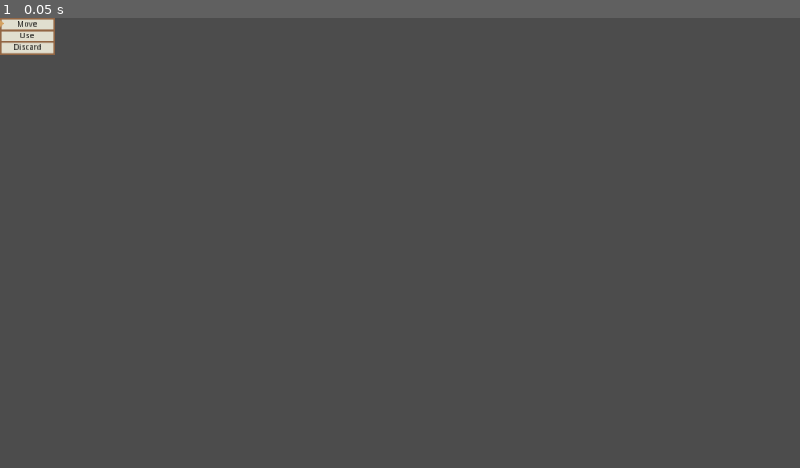
Above: before the commit, frame 1.
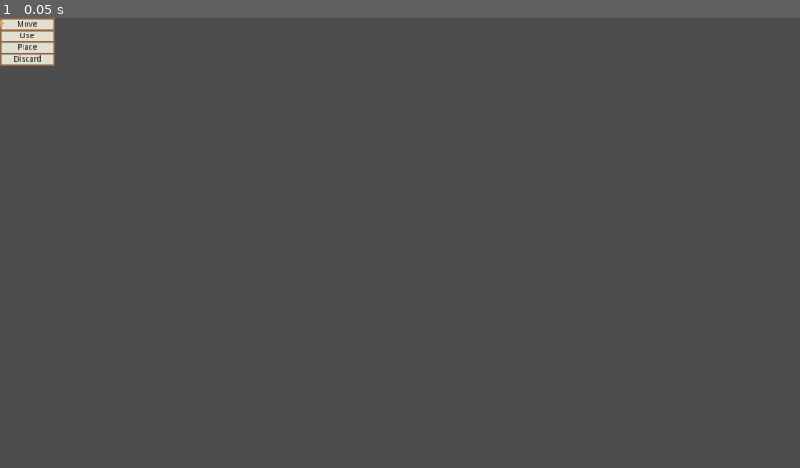
Above: after the commit, the same moment.

Repository: kylohen/spiritemgame
Game: Godot game, scene res://Scenes/UI/SubInventoryMenu.tscn
Two runs of this game, one before a commit and one after it. Both use one fixed random seed, a clock stepped at 60 frames per second and the inputs below. This scene is started directly instead of the project's main scene.
Inputs:
- Up to frame 1 (0.05 s): no input

The runs differ from the first frame. In frame 1, 0.2% of the frame differs, in the area x 0-7%, y 5-11%.

Commit message:
Fixed Minor issue with Menu crashing on cancel of Inventory sub-menu

Diff:
--- a/Golem Game Project/Scenes/UI/SubInventoryMenu.tscn
+++ b/Golem Game Project/Scenes/UI/SubInventoryMenu.tscn
@@ -68,6 +68,24 @@
 margin_bottom = 23.0
 rect_scale = Vector2( 0.35, 0.35 )
 custom_colors/font_color = Color( 0, 0, 0, 1 )
+text = "Place"
+align = 1
+valign = 1
+__meta__ = {
+"_edit_use_anchors_": false
+}
+
+[node name="Option4" type="TextureRect" parent="Options"]
+margin_top = 21.0
+margin_right = 33.0
+margin_bottom = 29.0
+texture = ExtResource( 2 )
+
+[node name="Label" type="Label" parent="Options/Option4"]
+margin_right = 94.0
+margin_bottom = 23.0
+rect_scale = Vector2( 0.35, 0.35 )
+custom_colors/font_color = Color( 0, 0, 0, 1 )
 text = "Discard"
 align = 1
 valign = 1
@@ -104,3 +122,10 @@
 margin_right = 38.0
 margin_bottom = 29.0
 texture = ExtResource( 1 )
+
+[node name="Choice4" type="TextureRect" parent="PlayerChoice"]
+modulate = Color( 1, 1, 1, 0 )
+margin_top = 30.0
+margin_right = 38.0
+margin_bottom = 39.0
+texture = ExtResource( 1 )
--- a/Golem Game Project/Scripts/UI/InventoryUI.gd
+++ b/Golem Game Project/Scripts/UI/InventoryUI.gd
@@ -1,5 +1,5 @@
 extends Control
-enum {MOVE,USE,DISCARD}
+enum {MOVE,USE,PLACE,DISCARD}
 var currentState = null
 
 onready var inventorySlots = $BookMarginContainer/BookBackground/Items
@@ -15,6 +15,7 @@
 var nodeSelected = null
 var nodeToMove = null
 var indexToMove = null
+var inventoryHighlightToMove = null
 
 signal sub_menu
 # Called when the node enters the scene tree for the first time.
@@ -48,6 +49,9 @@
 	playerCurrentSelection = currentSelection
 
 func remove_previous_selection_highlight (previousSelection):
+	if inventoryHighlightToMove != null:
+		if previousSelection == inventoryHighlightToMove:
+			return
 	if previousSelection >= 0 and previousSelection <= 15:
 		inventoryPlayerSelection.get_child(previousSelection).modulate.a = 0.0
 	elif previousSelection == 16:
@@ -56,6 +60,7 @@
 		inventoryPageTurning.get_node("NextButton").modulate = Color(1,1,1,1)
 	elif previousSelection >= 18 and previousSelection <= 23:
 		partyMemberSelection.get_child(previousSelection-18).modulate.a = 0.0
+
 
 
 func reset_all_selections():
@@ -242,6 +247,8 @@
 		GlobalPlayer.swap_item_locations(nodeToMove.type,indexToMove,nodeSelected.type,playerCurrentSelection + inventoryPage*inventorySlots.get_child_count())
 		subMenuNode.queue_free()
 		currentState = null
+		reset_all_selections()
+		inventoryHighlightToMove = null
 		update_inventory()
 	elif playerCurrentSelection >= 0 and playerCurrentSelection<=15:
 		emit_signal("sub_menu",true)
@@ -252,6 +259,7 @@
 		if nodeSelected.type == null:
 			subMenuNode.set_choices(false)
 		else:subMenuNode.set_choices(true)
+		inventoryHighlightToMove = playerCurrentSelection
 		pass
 	pass
 
@@ -270,6 +278,13 @@
 		indexToMove = null
 		emit_signal("sub_menu",true)
 		currentState = null
+		inventoryHighlightToMove = null
+	else:
+		nodeToMove = null
+		indexToMove = null
+		emit_signal("sub_menu",false)
+		currentState = null
+		inventoryHighlightToMove = null
 
 
 func _on_SubInventoryMenu_selected(selected):
@@ -281,6 +296,14 @@
 		currentState = MOVE
 	elif selected == USE:
 		##########################some use function
+#		GlobalPlayer.use_item(nodeSelected.type,playerCurrentSelection + inventoryPage*inventorySlots.get_child_count())
+#		get_parent()._use_item(nodeSelected.type, nodeSelected.selectedItemTexture)
+#		update_inventory()
+#		emit_signal("sub_menu",false)
+
+		pass
+	elif selected == PLACE:
+	##########################some use function
 		GlobalPlayer.use_item(nodeSelected.type,playerCurrentSelection + inventoryPage*inventorySlots.get_child_count())
 		get_parent()._use_item(nodeSelected.type, nodeSelected.selectedItemTexture)
 		update_inventory()
@@ -316,3 +339,5 @@
 	nodeToMove = null
 	indexToMove = null
 	currentState = null
+	inventoryHighlightToMove = null
+	reset_all_selections()
